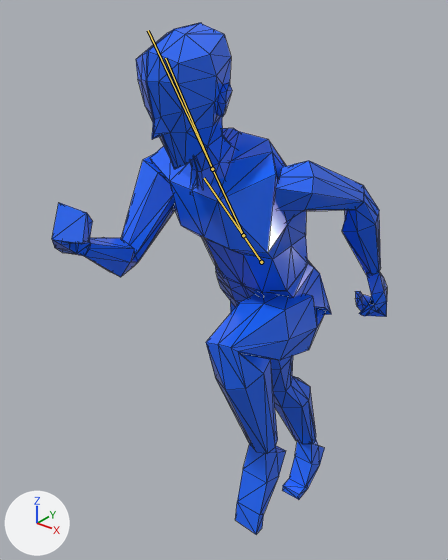
The glTF model assets/models/Animations.glb: old version first, new version second.
Camera for both pictures: a camera (50 mm lens) standing at (0.896, -1.366, 1.956) and looking at (-0.156, -0.051, 1.141). Lighting does not change. The marker at lower left points along +X, +Y and +Z. Both versions are drawn at frame 7 of the action 'Run'; the numbers are the values there. The bones that change are drawn over the model as lines. Mesh edges are drawn as thin lines.

The first picture shows 'PS1'.
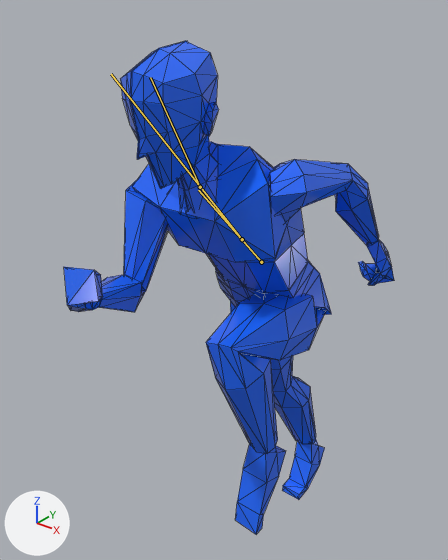
Pixel boxes [x1, y1, x2, y2] of what changed, in the pictures (448 x 560 px):
'PS1', posed
    before: [52, 23, 387, 534]
    after: [64, 41, 394, 534]
bone 'DEF_SPINE', root to tip
    before: (261, 262) to (204, 178)
    after: (261, 262) to (198, 190)
bone 'DEF_CHEST', root to tip
    before: (243, 235) to (148, 30)
    after: (242, 239) to (111, 74)
bone 'DEF_NECK', root to tip
    before: (212, 169) to (165, 58)
    after: (200, 187) to (150, 77)

The change in detail:
Bone 'DEF_SPINE' (bone_def_spine) turns from (-28, -5, 0) to (-34, -1, -1) degrees about its own x, y and z.
Bone 'DEF_CHEST' (bone_def_chest) turns from (-21, -5, 0) to (-26, -1, -1) degrees about its own x, y and z.
Bone 'DEF_NECK' (bone_def_neck) turns from (24, 8, 7) to (34, -1, 3) degrees about its own x, y and z.
